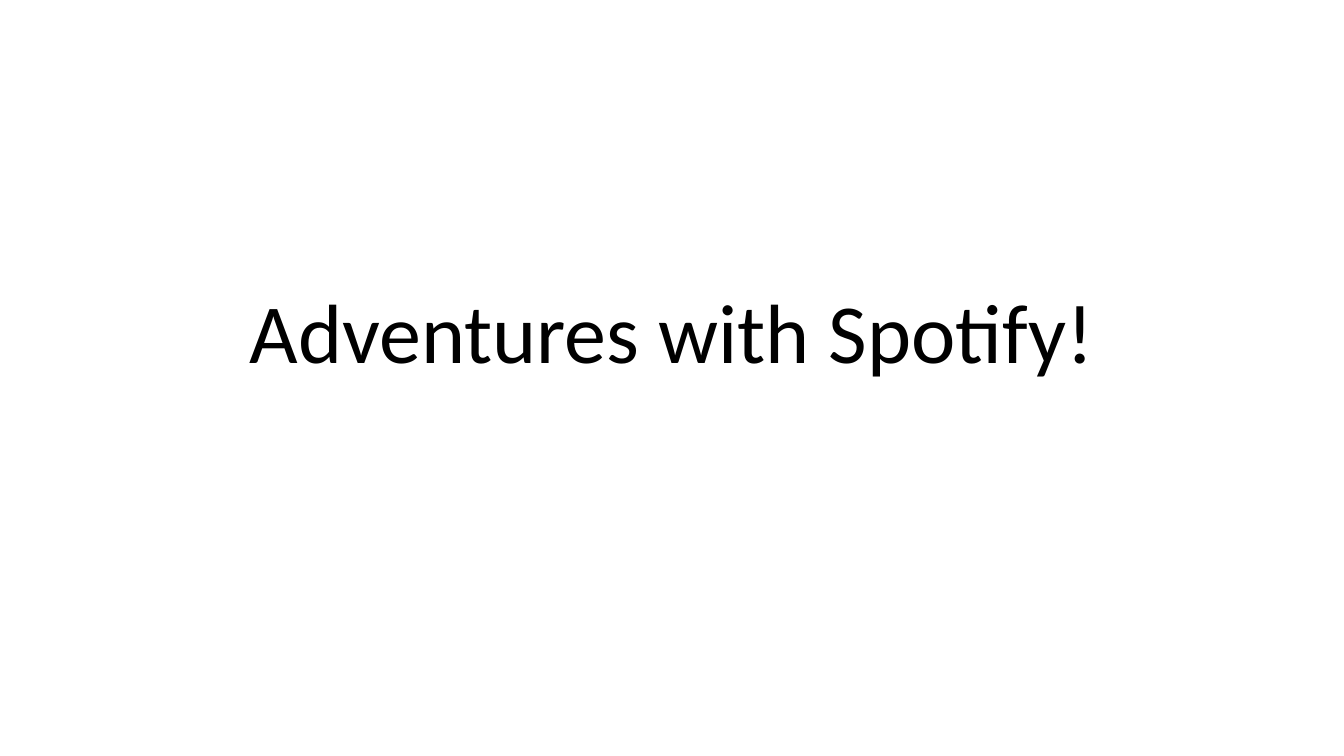
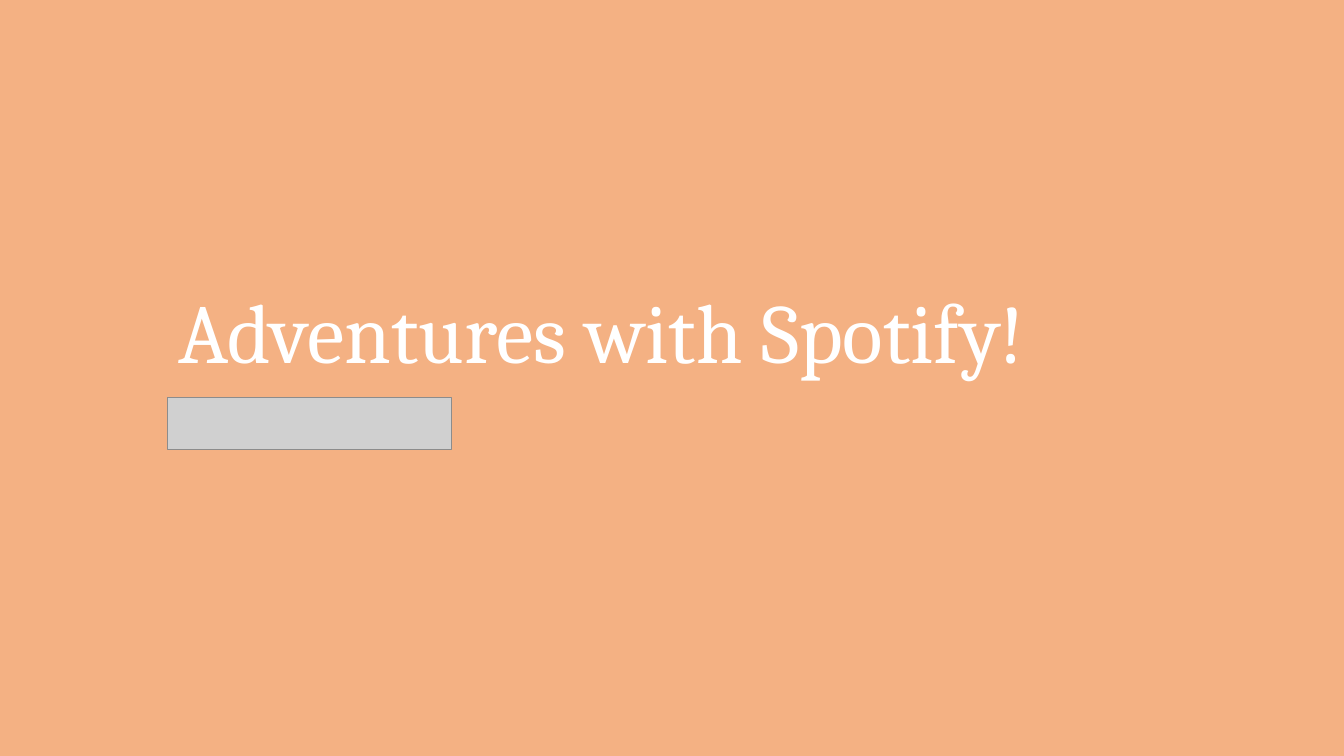
Before and after one commit to djhmateer/davesmusic, a slide deck: slide 1 of Documents/DavesTopMusic.pptx. Drawn at 1344x756 pixels with LibreOffice and Linux fonts; fonts in the diff are those of the drawing; grey boxes stand for pictures. Boxes give left, top, right and bottom in pixels: in the first picture for what was removed or moved away, otherwise in the second. Text is boxed around its words. In the diff, an @@ line names an element or a change of style, - is before the commit and + after.

```diff
--- a/Documents/DavesTopMusic.pptx
+++ b/Documents/DavesTopMusic.pptx
@@ background #FFFFFF to #F4B183 @@
@@ title "Adventures with Spotify!" at bbox=[178, 303, 1024, 381]: font Calibri to Cambria, text colour #000000 to #FFFFFF; alignment centre to left @@
@@ picture added at bbox=[168, 397, 452, 450] @@
```
Also in this commit, not shown: 4 other slides changed, 1 slide added.
